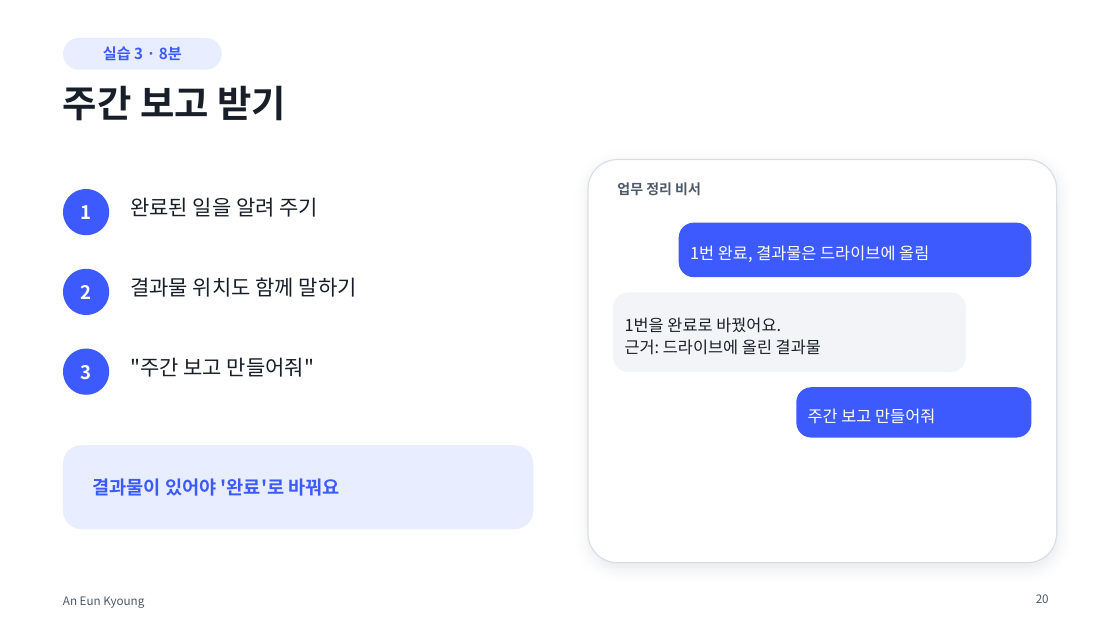
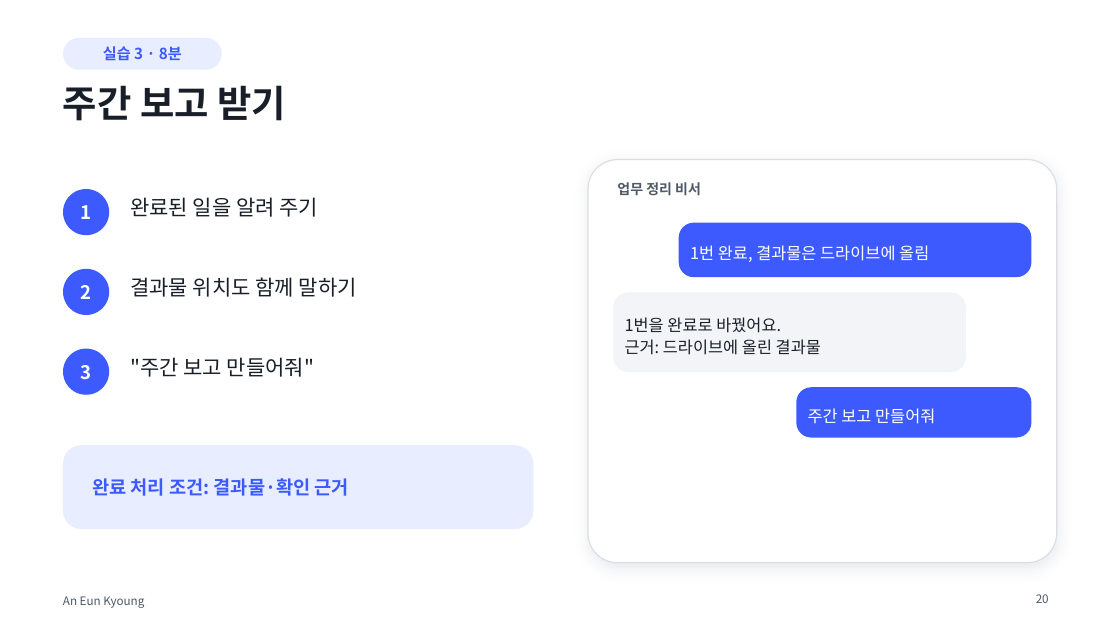
Before and after one commit to eunkyoungAn/-, a slide deck: slide 20 of output/업무정리비서-강의/나만의_업무정리비서_만들기.pptx. Drawn at 1120x630 pixels with LibreOffice and Linux fonts; fonts in the diff are those of the drawing. Boxes give left, top, right and bottom in pixels: in the first picture for what was removed or moved away, otherwise in the second. Text is boxed around its words. In the diff, an @@ line names an element or a change of style, - is before the commit and + after.

```diff
--- a/output/업무정리비서-강의/나만의_업무정리비서_만들기.pptx
+++ b/output/업무정리비서-강의/나만의_업무정리비서_만들기.pptx
@@ text at (92,478,349,496): text changed @@
-결과물이 있어야 '완료'로 바꿔요
+완료 처리 조건: 결과물·확인 근거
```
Also in this commit, not shown: 15 other slides changed, 2 slides added, 2 slides removed, 4 other files.
